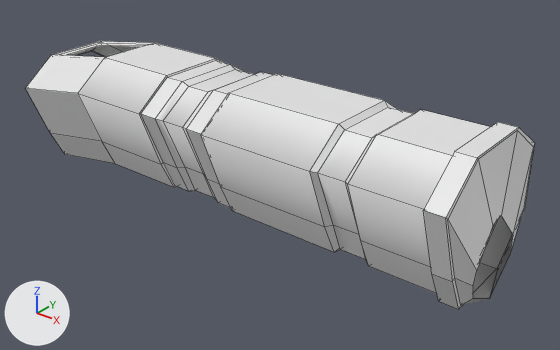
Before and after pictures for a commit that changed the OBJ model VRRacer/Content/My_Content/Meshes/Level/Level2/Level02_RightBranchWalls.obj.
The view is the same before and after, from a 50 mm camera at (-1455.0, -4375.0, 3119.0) aimed at (-5343.0, 485.0, 106.0). The axes (+X, +Y, +Z) are drawn at lower left. The lights are the same throughout. Mesh edges are drawn as thin lines. Where no turn or scale is listed for an object, it has been applied to the vertices.

The older version as bpy lines, for what is in view:
```python
me_level02_rightbranchwalls = bpy.data.meshes.new('Level02_RightBranchWalls')
me_level02_rightbranchwalls.from_pydata(...)  # 200 vertices, 175 faces; spans x -8155.0..-3225.0, y -339.0..1083.0, z -269.0..1009.0
ob_level02_rightbranchwalls = bpy.data.objects.new('Level02_RightBranchWalls', me_level02_rightbranchwalls)
ob_level02_rightbranchwalls.location = (0.0, 0.0, 0.0)
```
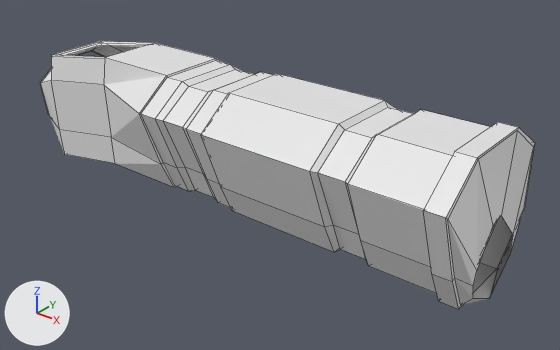
What differs and where, as boxes (x1, y1, x2, y2) in the pictures (560 x 350 px; the box of a moved part takes in the faces that stretch with it):
'Level02_RightBranchWalls', reshaped: before (26, 41, 535, 309); after (41, 41, 535, 309)
part 1 of me_level02_rightbranchwalls, moved or reshaped: before (26, 55, 174, 187); after (41, 55, 174, 187)
part 2 of me_level02_rightbranchwalls, shading changed: (53, 41, 535, 309) in both

The change in detail:
me_level02_rightbranchwalls has 200 vertices, 175 faces and spans x -8155.0..-3225.0, y -339.0..1083.0, z -269.0..1009.0.
me_level02_rightbranchwalls is used by ob_level02_rightbranchwalls; location (0.0, 0.0, 0.0).
Part 1, on me_level02_rightbranchwalls:
Vertex 9 of me_level02_rightbranchwalls moves from (-7090.0, -285.0, 698.0) at pixel (77, 93) to (-7090.0, 20.0, 698.0) at pixel (103, 84).
Vertex 11 of me_level02_rightbranchwalls moves from (-7090.0, -76.0, 152.0) at pixel (101, 141) to (-7090.0, 42.0, 152.0) at pixel (111, 137).
Vertex 49 of me_level02_rightbranchwalls moves from (-7922.0, -76.0, 18.0) at pixel (50, 133) to (-7922.0, 42.0, 18.0) at pixel (59, 129).
Vertex 54 of me_level02_rightbranchwalls moves from (-7922.0, -285.0, 564.0) at pixel (25, 88) to (-7922.0, 20.0, 564.0) at pixel (51, 80).
me_level02_rightbranchwalls part 2: edges marked sharp go from 223 to 0.
